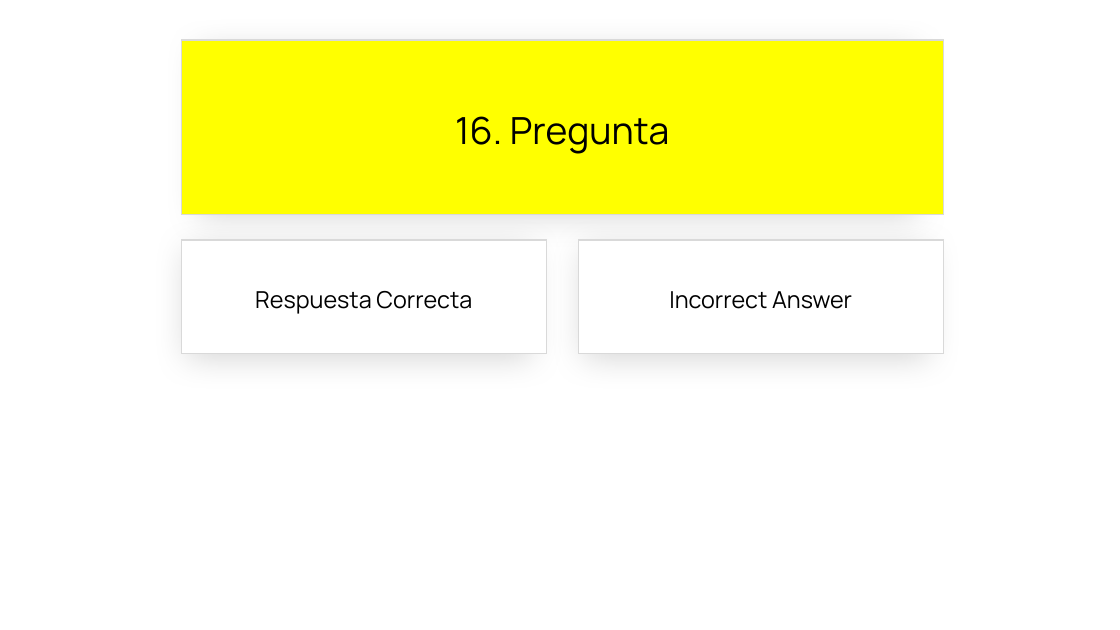
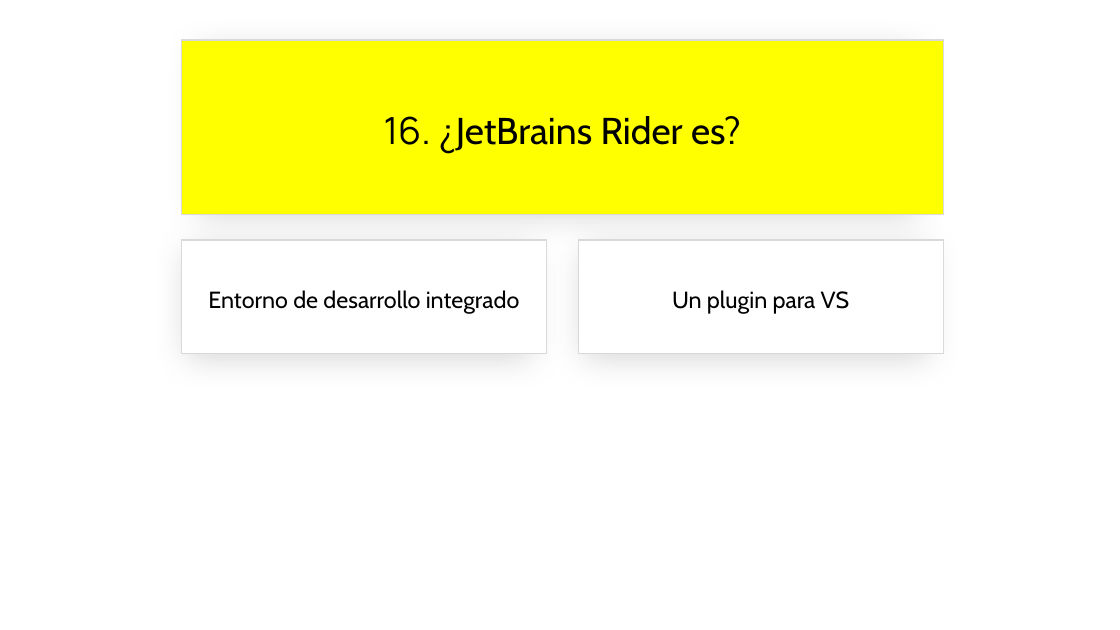
Before and after one commit to jsuarezruiz/SevillaDotNetConf2023, a slide deck: slide 33 of sevilladotnetconf-close.pptx. Drawn at 1120x630 pixels with LibreOffice and Linux fonts; fonts in the diff are those of the drawing. Boxes give left, top, right and bottom in pixels: in the first picture for what was removed or moved away, otherwise in the second. Text is boxed around its words. In the diff, an @@ line names an element or a change of style, - is before the commit and + after.

```diff
--- a/sevilladotnetconf-close.pptx
+++ b/sevilladotnetconf-close.pptx
@@ text in rectangle at (384,116,741,153): text changed; font Manrope to Cabin @@
-16. Pregunta
+16. ¿JetBrains Rider es?
@@ text in rectangle at (208,290,520,314): text changed; font Manrope to Cabin @@
-Respuesta Correcta
+Entorno de desarrollo integrado
@@ text in rectangle at (672,290,850,314): text changed; font Manrope to Cabin @@
-Incorrect Answer
+Un plugin para VS
```
Also in this commit, not shown: 11 other slides changed, 4 slides added, 4 slides removed, 1 other file.
